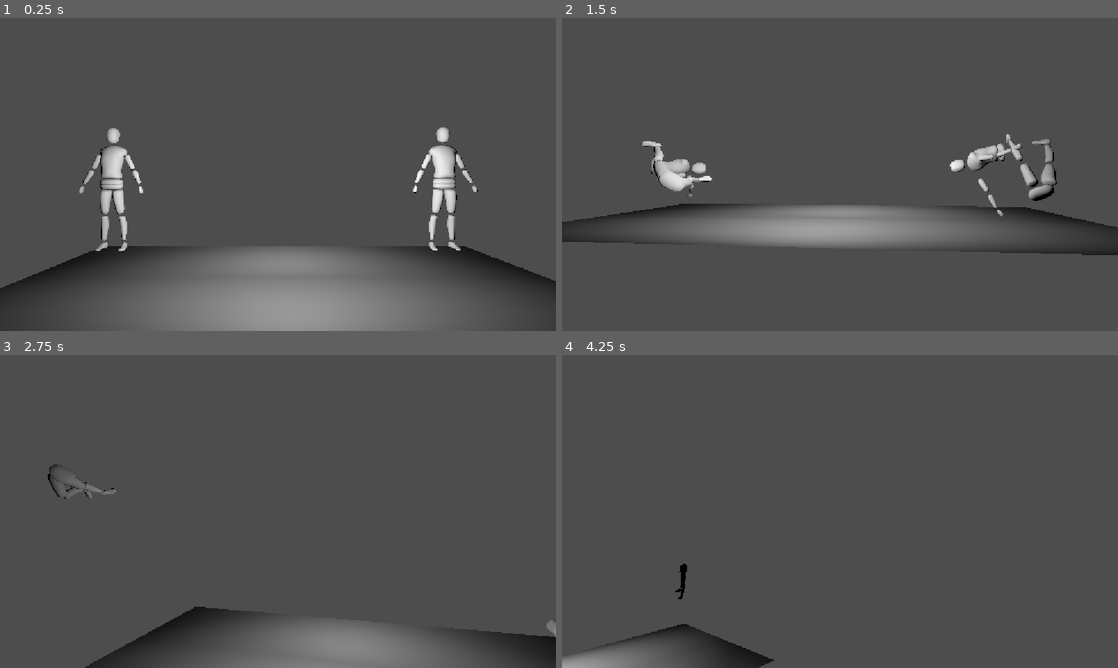
Above: before the commit, frames 1-4 (two rows, left to right).
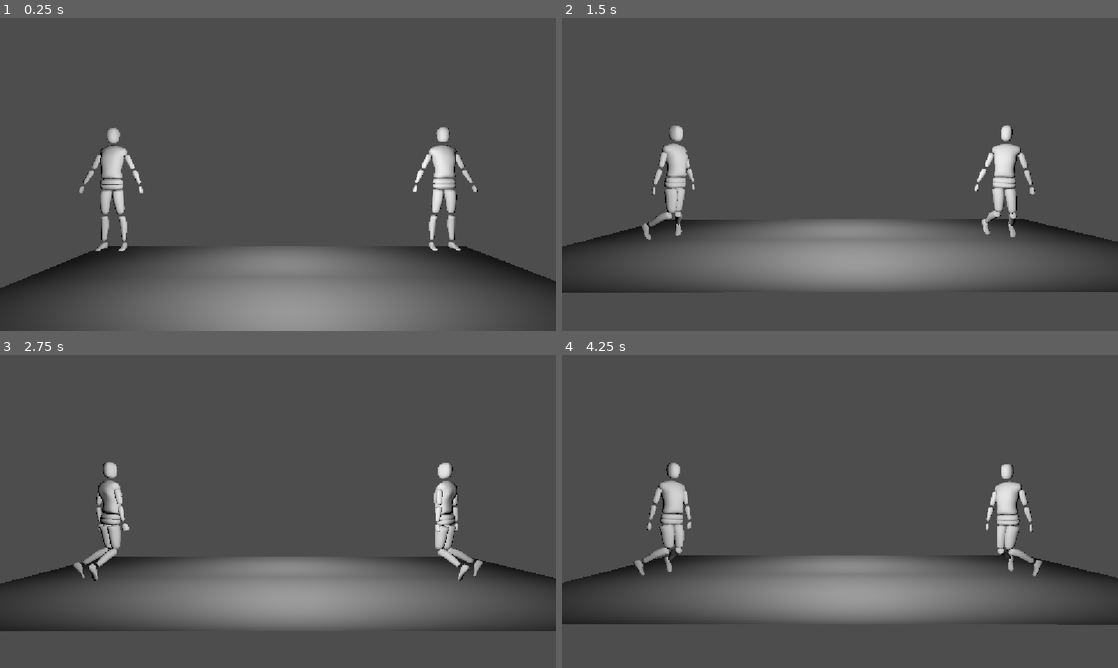
Above: after the commit, the same moments.

Repository: The-MEDINA/SNAP-back
Game: Godot game, scene res://Scenes/controlsTesting.tscn
Same seed, same stepped clock (60 frames per second), same inputs: the game is played once before the commit and once after it. This scene is started directly instead of the project's main scene.
Inputs:
- Up to frame 1 (0.25 s): no input
- Up to frame 2 (1.5 s): hold D (LeftThumbstickRight) 0.53-1.28 s; hold 1 (DebugPlayer1Down) from 1.28 s (still down)
- Up to frame 3 (2.75 s): release 1 (DebugPlayer1Down) at 2.03 s; hold D (LeftThumbstickRight) from 2.03 s (still down)
- Up to frame 4 (4.25 s): release D (LeftThumbstickRight) at 2.78 s; hold W (LeftThumbstickUp) 2.78-3.53 s; hold S (LeftThumbstickDown) from 3.53 s (still down)

The runs differ from the first frame. In frame 1, less than 0.1% of the frame differs, in the area x 1-98%, y 34-86%; in frame 2, 17%; in frame 3, 19%, in the area x 0-100%, y 34-100%; in frame 4, 15%.

Commit message:
spazzing legs workaround
It's not exactly fixed, but I think this is better than the legs leaving the universe

Diff:
--- a/snap-back/Scripts/characterController.gd
+++ b/snap-back/Scripts/characterController.gd
@@ -61,8 +61,8 @@
 	topJoint = topBoneSim.get_node('Physical Bone RootTorso') as PhysicalBone3D
 	bottomJoint = bottomBoneSim.get_node('Physical Bone RootHip') as PhysicalBone3D
 	# Connect bodies
-	# joint.node_a = topJoint.get_path()
-	# joint.node_b = bottomJoint.get_path()
+	joint.node_a = topJoint.get_path()
+	joint.node_b = bottomJoint.get_path()
 	# Assign variables
 	rightCalf = bottomBoneSim.get_node('Physical Bone CalfR') as PhysicalBone3D
 	leftCalf = bottomBoneSim.get_node('Physical Bone CalfL') as PhysicalBone3D
@@ -182,13 +182,21 @@
 	# Apply velocity to get limbs to target positions
 	rightUpperArm.linear_velocity += _getVelocityToTarget(rightUpperArm.global_position, rightUpperArmTarget, upperArmMovementStrength)
 	leftUpperArm.linear_velocity += _getVelocityToTarget(leftUpperArm.global_position, leftUpperArmTarget, upperArmMovementStrength)
-	var rightCalfVelocity = _getVelocityToTarget(rightCalf.global_position, rightCalfTarget, calfMovementStrength)
-	rightCalf.linear_velocity += rightCalfVelocity
-	var leftCalfVelocity = _getVelocityToTarget(leftCalf.global_position, leftCalfTarget, calfMovementStrength)
-	leftCalf.linear_velocity += leftCalfVelocity
-	# If grounded, apply opposite of calf velocity average multipled by movement strength
-	if grounded:
-		bottomJoint.linear_velocity -= (rightCalfVelocity + leftCalfVelocity) / 2 * calfMovementStrength
+
+	# This section of the code is causing the legs to spazz out currently.
+	# Not entirely sure if the right plan is to fix this code, or make different code for when the player is split.
+	# For now I'm just disabling this when the player's split. I think it'll cause the legs player to lose all control though...
+	# Sidenote: I'm fairly certain the exact same bug is happening with the arms, but it's not nearly as bad.
+	# The body seems to manage to not fling itself out of existance. - Dave
+	if !splitPlayers:
+		var rightCalfVelocity = _getVelocityToTarget(rightCalf.global_position, rightCalfTarget, calfMovementStrength)
+		rightCalf.linear_velocity += rightCalfVelocity
+		var leftCalfVelocity = _getVelocityToTarget(leftCalf.global_position, leftCalfTarget, calfMovementStrength)
+		leftCalf.linear_velocity += leftCalfVelocity
+		# If grounded, apply opposite of calf velocity average multipled by movement strength
+		if grounded:
+			bottomJoint.linear_velocity -= (rightCalfVelocity + leftCalfVelocity) / 2 * calfMovementStrength
+
 	# If single player and button pressed, swap controlled half of body
 	if singlePlayer:
 		var bumper = Input.is_joy_button_pressed(bottomController if bottomController != 999 else topController, JOY_BUTTON_RIGHT_SHOULDER)
